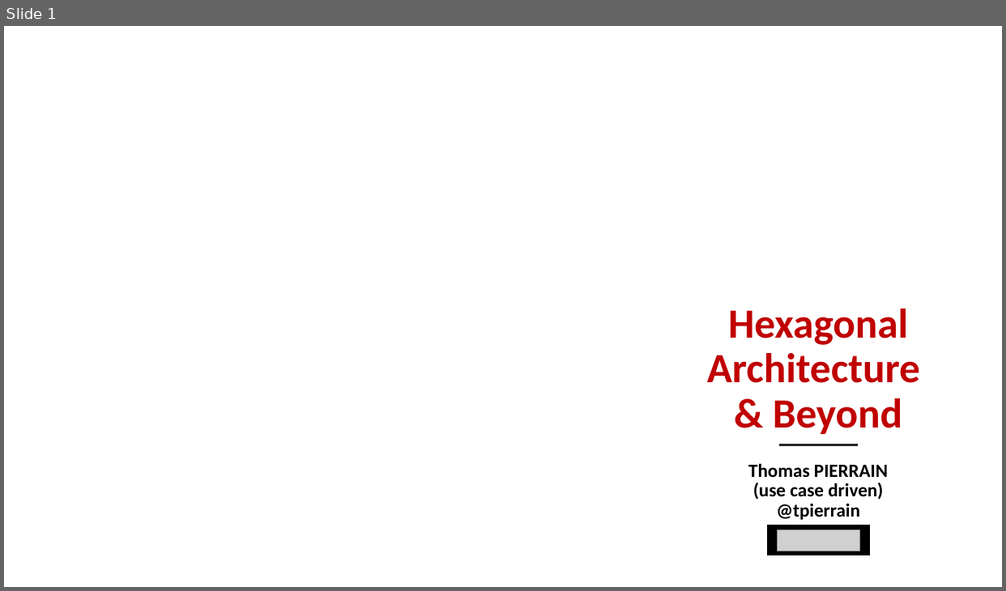
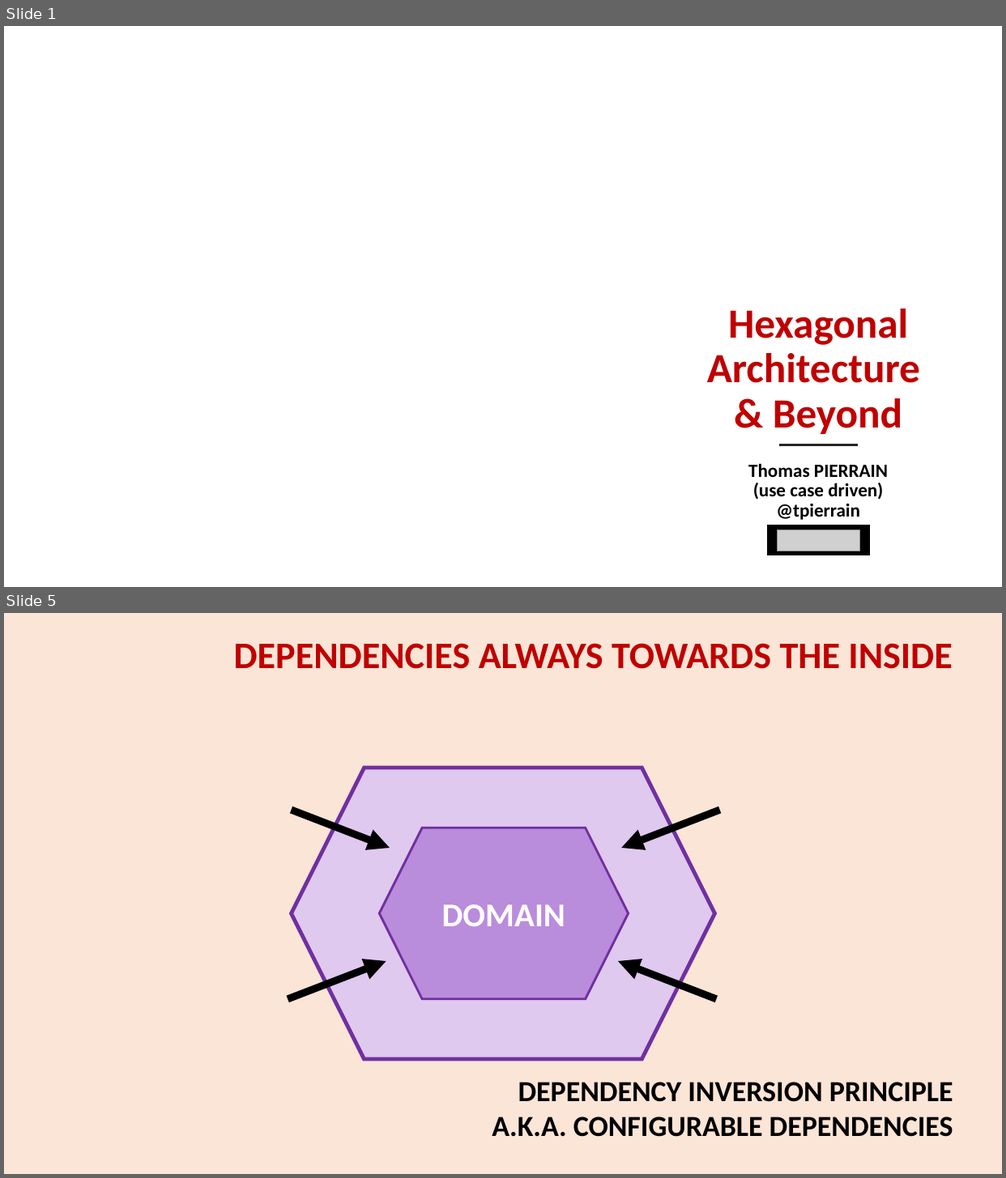
Before and after one commit to tpierrain/talk-hexagonal-and-beyond, a slide deck: HexagonalAndBeyond.pptx. Shown one above the other, each under a label of ours: slide 1 before the commit, slides 1 and 5 after it; the slides between them are not shown. The pictures are 1006x591 and 1006x1178 pixels, drawn with LibreOffice and Linux fonts; fonts in the diff are those of the drawing; grey boxes stand for pictures; background and template pictures are left out. Boxes give left, top, right and bottom in pixels: in the first picture for what was removed or moved away, otherwise in the second. Text is boxed around its words. In the diff, an @@ line names an element or a change of style, - is before the commit and + after.

```diff
--- a/HexagonalAndBeyond.pptx
+++ b/HexagonalAndBeyond.pptx
@@ slide 5 added at (4,613,1002,1174), background picture (left out) @@
@@ text added at (234,643,952,669), 36 pt, text #C00000, bold @@
+DEPENDENCIES ALWAYS TOWARDS THE INSIDE
@@ hexagon added at (292,768,715,1060), fill #DFC9EF, outline #7030A0 3.75 pt @@
@@ arrow added from (292, 810) to (390, 848), #000000 7 pt @@
@@ hexagon added at (379,828,629,999), fill #BA8CDC, outline #7030A0 2.25 pt, 32 pt, text #FFFFFF, bold @@
+DOMAIN
@@ arrow added from (720, 810) to (621, 848), #000000 7 pt @@
@@ arrow added from (288, 999) to (386, 961), #000000 7 pt @@
@@ arrow added from (717, 999) to (618, 961), #000000 7 pt @@
@@ text added at (492,1082,953,1137), 28 pt, text #000000, bold @@
+DEPENDENCY INVERSION PRINCIPLE
+A.K.A. CONFIGURABLE DEPENDENCIES
```
Also in this commit, not shown: 4 slides changed, 8 other slides added, 3 slides removed, 1 other file.
